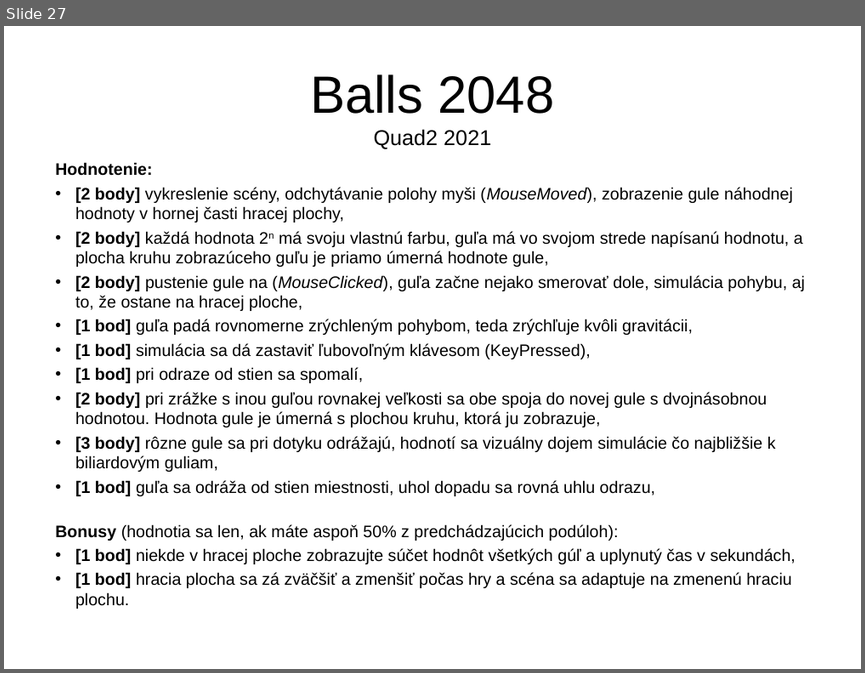
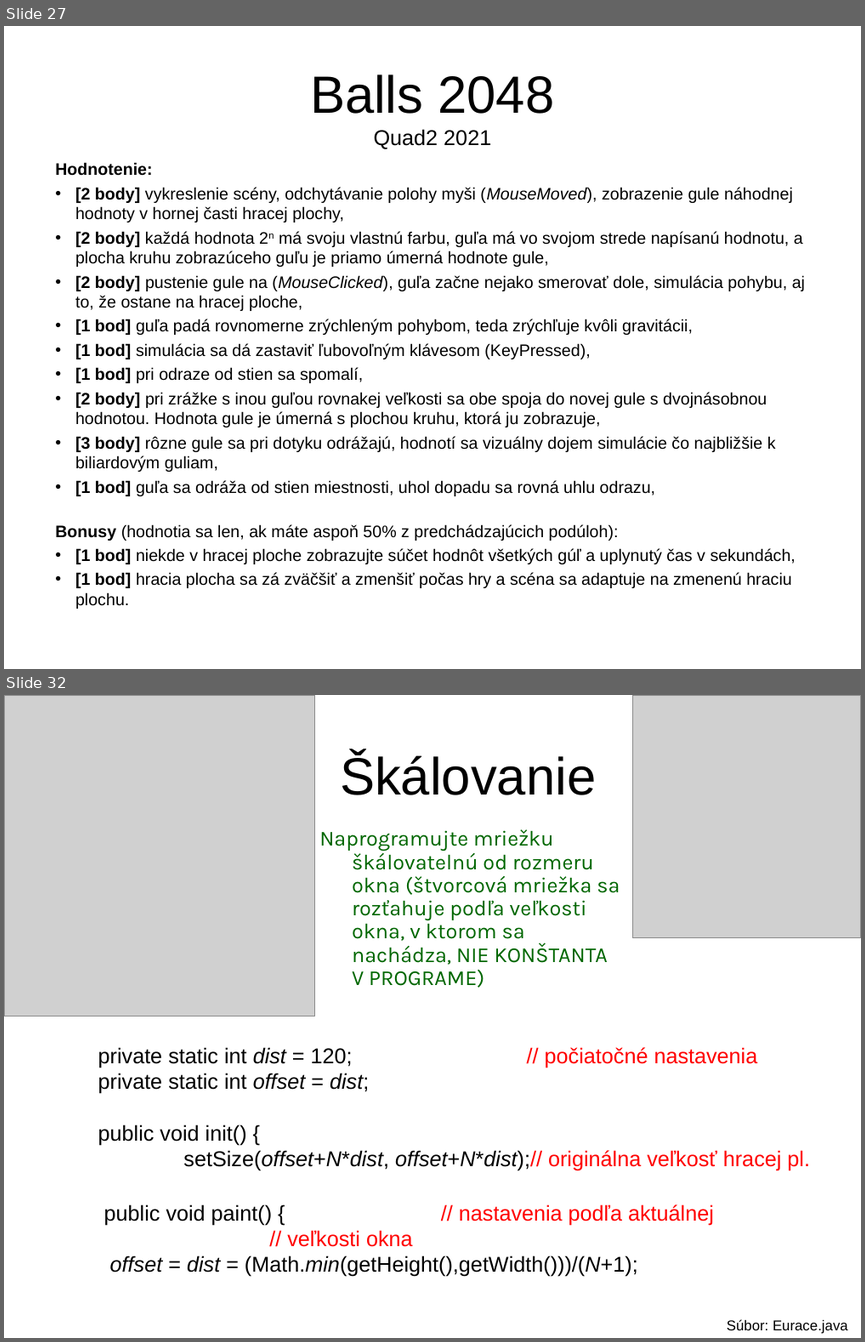
Before and after one commit to Programovanie4/Prednasky, a slide deck: 12/12_java.ppt. Shown one above the other, each under a label of ours: slide 27 before the commit, slides 27 and 32 after it; the slides between them are not shown. The pictures are 865x673 and 865x1342 pixels, drawn with LibreOffice and Linux fonts; fonts in the diff are those of the drawing; grey boxes stand for pictures. Boxes give left, top, right and bottom in pixels: in the first picture for what was removed or moved away, otherwise in the second. Text is boxed around its words. In the diff, an @@ line names an element or a change of style, - is before the commit and + after.

```diff
--- a/12/12_java.ppt
+++ b/12/12_java.ppt
@@ slide 32 added at (4, 695, 861, 1338), background #FFFFFF @@
@@ picture added at (4, 695, 314, 1016) @@
@@ picture added at (633, 695, 861, 937) @@
@@ title added at (340, 753, 596, 795), 44 pt, text #000000 @@
+Škálovanie
@@ text added at (319, 829, 619, 987), 18 pt, text #006600 @@
+Naprogramujte mriežku škálovatelnú od rozmeru okna (štvorcová mriežka sa rozťahuje podľa veľkosti okna, v ktorom sa nachádza, NIE KONŠTANTA V PROGRAME)
@@ text added at (98, 1047, 810, 1171), 18 pt, text #000000 @@
+private static int dist = 120; // počiatočné nastavenia
+private static int offset = dist;
+public void init() {
+setSize(offset+N*dist, offset+N*dist);// originálna veľkosť hracej pl.
@@ text added at (104, 1204, 714, 1276), 18 pt, text #000000 @@
+public void paint() { // nastavenia podľa aktuálnej // veľkosti okna
+offset = dist = (Math.min(getHeight(),getWidth()))/(N+1);
@@ text added at (726, 1319, 848, 1333), 12 pt, text #000000 @@
+Súbor: Eurace.java
```
Also in this commit, not shown: 2 slides changed, 9 other slides added, 5 other files.
